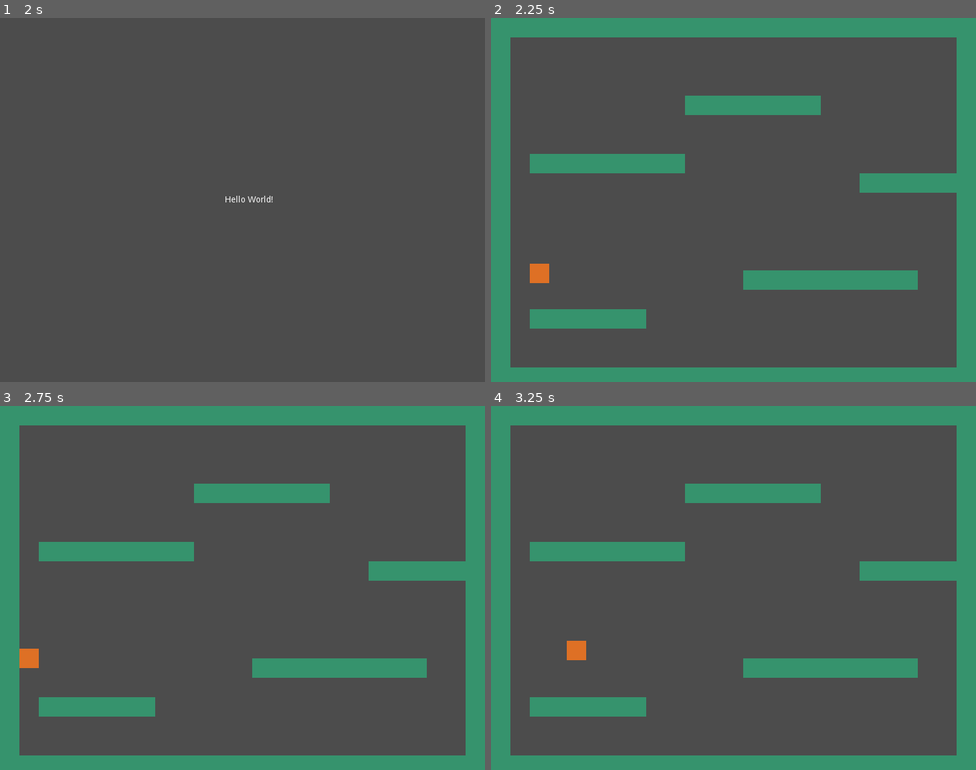
Above: before the commit, frames 1-4 (two rows, left to right).
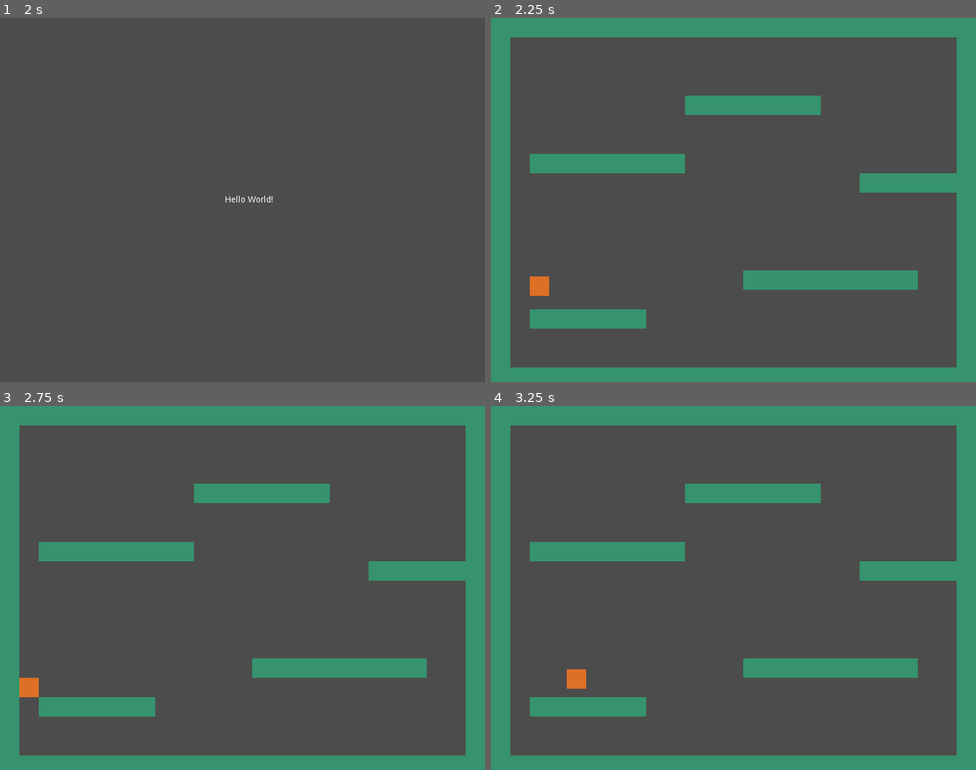
Above: after the commit, the same moments.

Repository: autto91/GameOff2021
Game: Godot game, scene res://scenes/main/Main.tscn
Same seed, same stepped clock (60 frames per second), same inputs: the game is played once before the commit and once after it.
Inputs:
- Up to frame 1 (2 s): tap Enter at 0.5 s; hold Right (p_right) from 0.53 s (still down); tap Space (p_jump) at 0.6, 0.77, 1.07, 1.25, 1.52, 1.55, 1.82 s; tap Shift (p_run) at 1.35 s
- Up to frame 2 (2.25 s): tap Enter at 2 s; release Right (p_right) at 2.03 s; hold Left (p_left) from 2.03 s (still down); tap Space (p_jump) at 2.1 s
- Up to frame 3 (2.75 s): keep holding Left (p_left)
- Up to frame 4 (3.25 s): release Left (p_left) at 2.78 s; hold Right (p_right) from 2.78 s (still down); tap Shift (p_run) at 2.85 s; tap Space (p_jump) at 3.02, 3.05 s

Frame 1 is identical in both runs. In frame 2, 0.3% of the frame differs, in the area x 8-12%, y 67-77%; in frame 3, 0.4%, in the area x 4-8%, y 66-80%; in frame 4, 0.4%.

Commit message:
added variable jump height to player

Diff:
--- a/src/entities/player/Player.gd
+++ b/src/entities/player/Player.gd
@@ -56,4 +56,8 @@
 		velocity.y = -jump_speed
 
 	velocity.y += gravity * delta
+
+	if Input.is_action_just_released('p_jump') and velocity.y < 0:
+		velocity.y = 0
+
 	velocity = move_and_slide(velocity, Vector2.UP)
